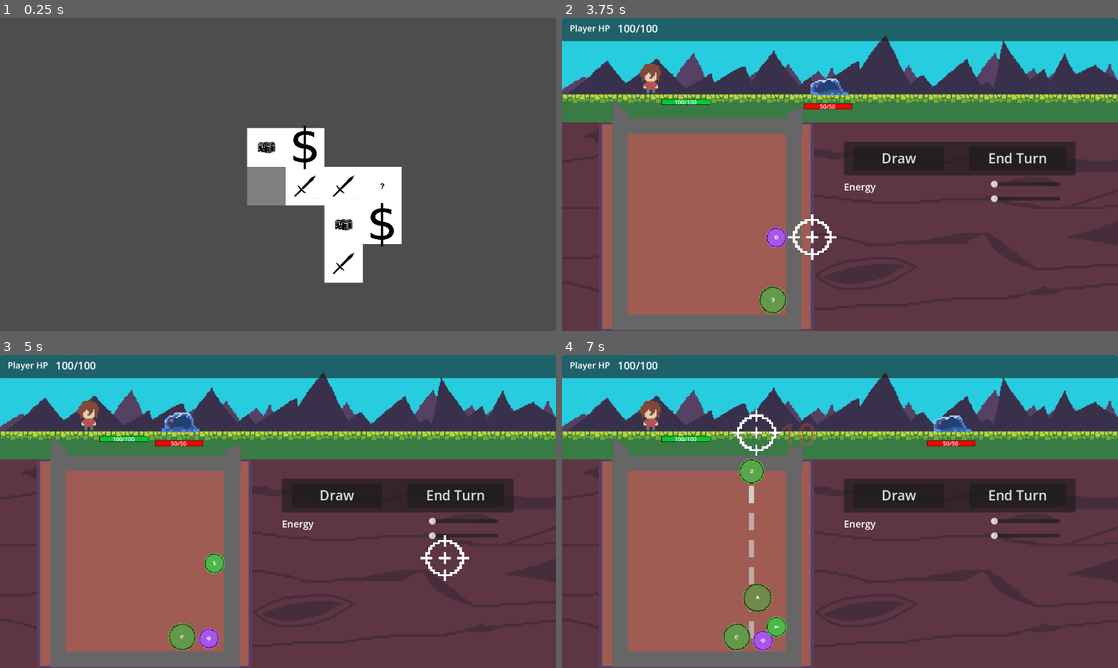
Above: before the commit, frames 1-4 (two rows, left to right).
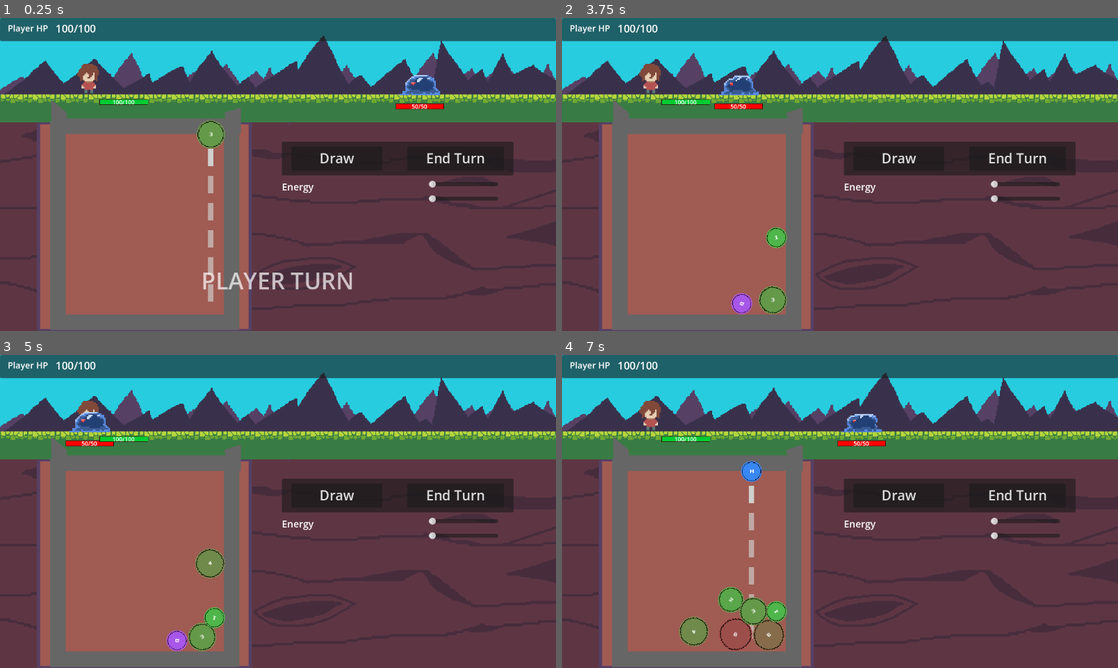
Above: after the commit, the same moments.

Repository: nmh6063-star/GameDesign-FinalProject
Game: Godot game, scene res://scenes/main.tscn
The game is run twice, just before and just after one commit, with the same random seed, the same clock (stepped at 60 frames per second) and the same inputs. Before the commit the project starts from res://scenes/map.tscn.
Inputs (mouse positions are in pixels of both pictures, inside the frame that each line leads up to):
- Up to frame 1 (0.25 s): no input
- Up to frame 2 (3.75 s): click (901, 158) at 0.5 s, where only the run after the commit has a clickable "Draw"; tap Enter (enter_level) at 1.25, 2.85 s; move the mouse to (962, 158) at 1.27 s; hold D (Move_Right) 1.28-2.03 s; tap X (mode_switch) at 1.35, 2.3, 3.6 s; click (962, 158) at 1.55 s; move the mouse to (728, 190) at 2.02 s; hold S (Move_Down) 2.03-2.78 s; click (728, 190) at 2.1 s; move the mouse to (895, 105) at 2.77 s; hold D (Move_Right) 2.78-3.53 s; click (895, 105) at 3.05 s; move the mouse to (812, 237) at 3.52 s; hold W (Move_Up) from 3.53 s (still down)
- Up to frame 3 (5 s): move the mouse to (444, 558) at 4.27 s; release W (Move_Up) at 4.28 s; hold A (left) from 4.28 s (still down); click (444, 558) at 4.35 s
- Up to frame 4 (7 s): move the mouse to (673, 464) at 5.02 s; tap X (mode_switch) at 5.1, 6.8 s; move the mouse to (867, 511) at 5.77 s; release A (left) at 5.78 s; hold S (Move_Down) 5.78-6.53 s; click (867, 511) at 5.85 s; move the mouse to (756, 433) at 6.52 s; hold D (Move_Right) from 6.53 s (still down); tap Enter (enter_level) at 6.6 s

The runs differ from the first frame. In frame 1, 72% of the frame differs, in the area x 0-100%, y 0-100%; in frame 2, 1.7%; in frame 3, 2.6%; in frame 4, 4.0%.

Commit message:
changed the shoot effect

Diff:
--- a/project.godot
+++ b/project.godot
@@ -11,7 +11,7 @@
 [application]
 
 config/name="ProfessorPinballsCastle"
-run/main_scene="uid://bdoo1vsi5jcwo"
+run/main_scene="uid://tt07u0d3npdi"
 config/features=PackedStringArray("4.6", "GL Compatibility")
 boot_splash/bg_color=Color(0, 0.133333, 0.764706, 1)
 config/icon="res://assets/CapsuleBall.png"
@@ -22,7 +22,6 @@
 
 [display]
 
-window/size/mode=3
 window/stretch/mode="viewport"
 window/stretch/aspect="expand"
 
@@ -221,6 +220,11 @@
 "events": [Object(InputEventKey,"resource_local_to_scene":false,"resource_name":"","device":-1,"window_id":0,"alt_press …(195 unchanged characters)…
 ]
 }
+shoot={
+"deadzone": 0.2,
+"events": [Object(InputEventKey,"resource_local_to_scene":false,"resource_name":"","device":-1,"window_id":0,"alt_pressed":false,"shift_pressed":false,"ctrl_pressed":false,"meta_pressed":false,"pressed":false,"keycode":0,"physical_keycode":88,"key_label":0,"unicode":120,"location":0,"echo":false,"script":null)
+]
+}
 
 [physics]
 
--- a/script/session/game_manager.gd
+++ b/script/session/game_manager.gd
@@ -6,6 +6,10 @@
 const POST_PLAYER_DAMAGE_UI_DELAY := 0.35
 const ENEMY_ATTACK_DELAY := 2.0
 const PLAYER_DAMAGE_APPLY_INTERVAL := 0.1
+## Balls within this radius (pixels, global space) get knock-on impulse from merge or shoot.
+const BURST_AREA_RADIUS := 320.0
+## Extra multiplier on HSlider impulse when the burst comes from shooting (merge uses 1.0).
+const SHOOT_BURST_STRENGTH_MULT := 10.0
 
 @onready var card_manager: CardManager = get_node("/root/Node2D/CardManager")
 @onready var _ball_query := preload("res://script/ball/resolve/ball_query.gd").new()
@@ -30,7 +34,6 @@
 var _attack_levels_by_id: Dictionary = {}
 var _pending_player_damage: Array[int] = []
 var _player_damage_apply_timer := 0.0
-var mode = true
 var target
 
 
@@ -64,29 +67,16 @@
 			#if not _combat_damage_phase:
 			_process_pending_player_damage(_delta)
 	"""
-	if Input.is_action_just_pressed("mode_switch"):
-		mode = !mode
 	target.position = get_local_mouse_position()
-	if !mode:
-		target.visible = true
-		if Input.is_action_just_pressed("play_card"):
-			var bodies = target.get_node("Area2D").get_overlapping_bodies()
-			var enemy := get_tree().get_first_node_in_group("enemy")
-			for body in bodies:
-				if body.name != "Box":
-					_combat.player_attack(enemy, body.level)
-					body.queue_free()
-			if bodies.size() > 0:
-				for node in get_tree().get_nodes_in_group("ball"):
-					if not is_instance_valid(node):
-						continue
-					var body := node as RigidBody2D
-					if body != self:
-						var direction = body.position - target.position
-						direction.normalized()
-						body.apply_central_impulse(direction * $"/root/Node2D/HSlider".value)
-	else:
-		target.visible = false
+	target.visible = Input.is_action_pressed("shoot")
+	if Input.is_action_just_pressed("shoot"):
+		var bodies = target.get_node("Area2D").get_overlapping_bodies()
+		var enemy := get_tree().get_first_node_in_group("enemy")
+		for body in bodies:
+			if body.name != "Box":
+				_combat.player_attack(enemy, body.level)
+				body.queue_free()
+		_burst_knock_on_balls(target.global_position, SHOOT_BURST_STRENGTH_MULT)
 
 
 func _keep_hand() -> void:
@@ -111,6 +101,24 @@
 
 func _active_balls() -> Array[RigidBody2D]:
 	return _ball_query.active_balls(get_tree(), _template_ball())
+
+
+## Radial push only for balls inside a circle around `origin_global`, scaled by HSlider × `strength_scale`.
+func _burst_knock_on_balls(origin_global: Vector2, strength_scale: float = 1.0) -> void:
+	var strength: float = ($"/root/Node2D/HSlider" as HSlider).value * strength_scale
+	var r2: float = BURST_AREA_RADIUS * BURST_AREA_RADIUS
+	for node in get_tree().get_nodes_in_group("ball"):
+		if not is_instance_valid(node):
+			continue
+		var body := node as RigidBody2D
+		if body == self:
+			continue
+		var offset := body.global_position - origin_global
+		if offset.length_squared() > r2:
+			continue
+		if offset.length_squared() < 0.0001:
+			continue
+		body.apply_central_impulse(offset.normalized() * strength)
 
 
 func _try_merge() -> void:
@@ -125,22 +133,7 @@
 	_turn_attack += delta
 	#if delta > 0:
 		#_pending_player_damage.append(delta)
-	var test = get_node("/root/Node2D/HSlider")
-	#print(test)
-	for node in get_tree().get_nodes_in_group("ball"):
-		if not is_instance_valid(node):
-			continue
-		var body := node as RigidBody2D
-		if body != self:
-			var direction = body.position - merged.position
-			direction.normalized()
-			body.apply_central_impulse(direction * test.value)
-		#if body != _merge:
-			#var jump_impulse = Vector2(100, -100 * test.value)
-		#if body != template and (not body.visible or body.set_up):
-			#pass
-	#var jump_impulse = Vector2(100, -100 * test.value)
-	#merged.apply_central_impulse(jump_impulse)
+	_burst_knock_on_balls(merged.global_position)
 
 
 func _process_pending_player_damage(dt: float) -> void:
Not shown, changed: .DS_Store
